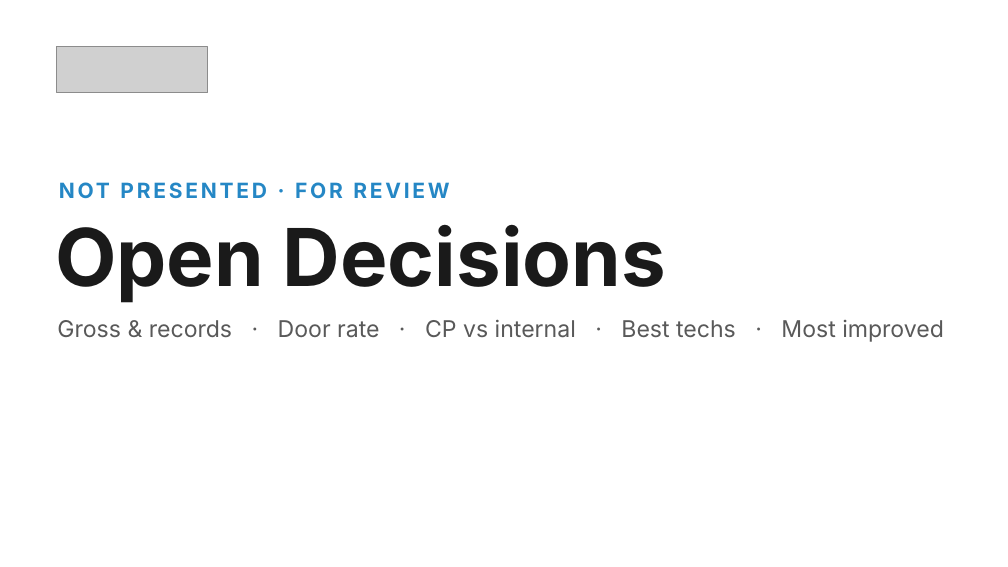
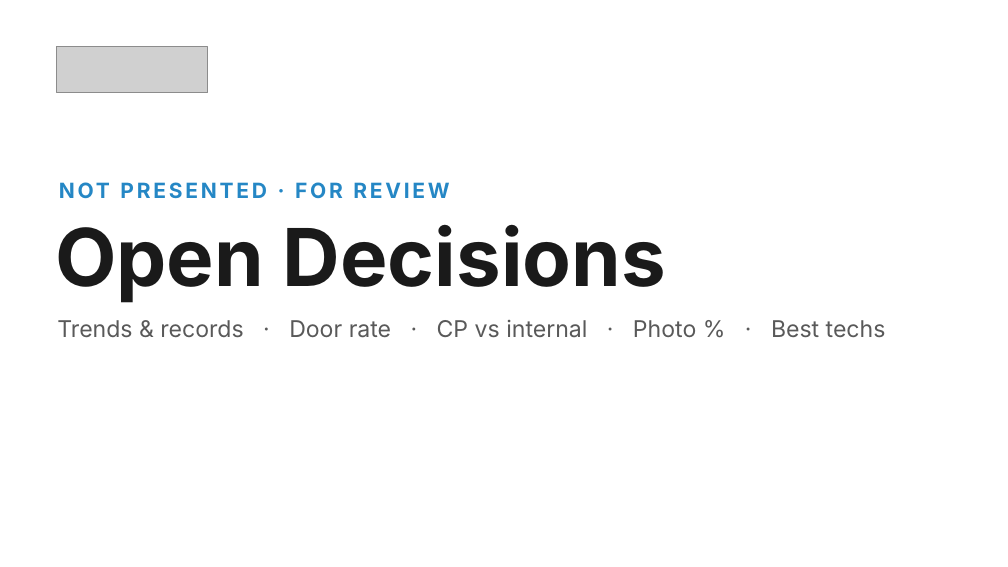
Before and after one commit to Ndresner/Noah, a slide deck: slide 165 of day2-deck/decks/Fixed Ops - Day 2 Example Test Deck.pptx (slide 163 before the commit). Drawn at 1008x567 pixels with LibreOffice and Linux fonts; fonts in the diff are those of the drawing; grey boxes stand for pictures. Boxes give left, top, right and bottom in pixels: in the first picture for what was removed or moved away, otherwise in the second. Text is boxed around its words. In the diff, an @@ line names an element or a change of style, - is before the commit and + after.

```diff
--- a/day2-deck/decks/Fixed Ops - Day 2 Example Test Deck.pptx
+++ b/day2-deck/decks/Fixed Ops - Day 2 Example Test Deck.pptx
@@ text at [57, 320, 886, 338]: text changed @@
-Gross & records · Door rate · CP vs internal · Best techs · Most improved
+Trends & records · Door rate · CP vs internal · Photo % · Best techs
```
Also in this commit, not shown: 2 other slides changed, 3 slides added, 8 other files.
